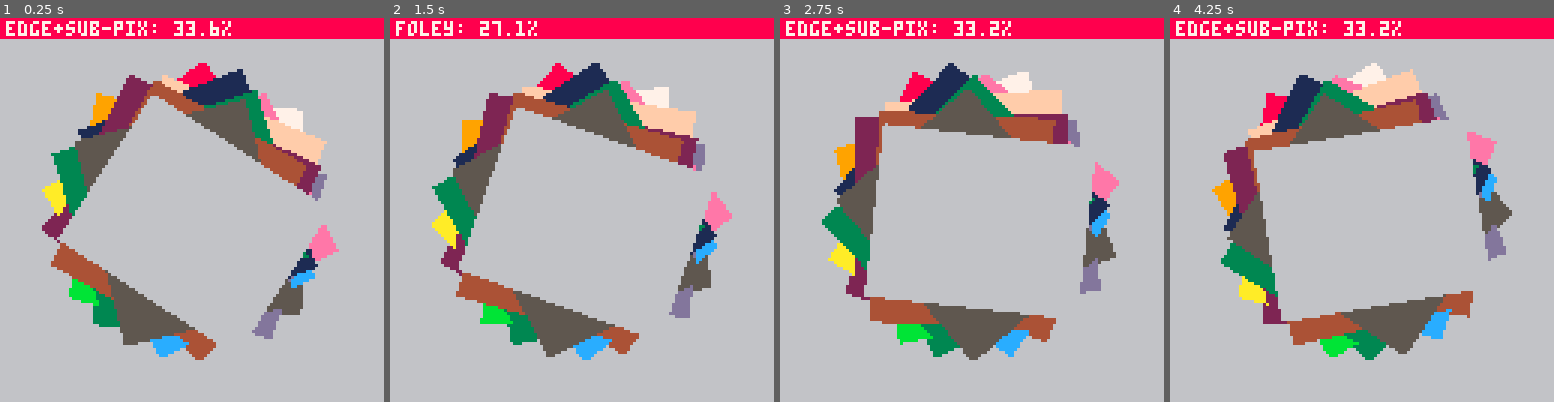
Above: before the commit, frames 1-4 (left to right).
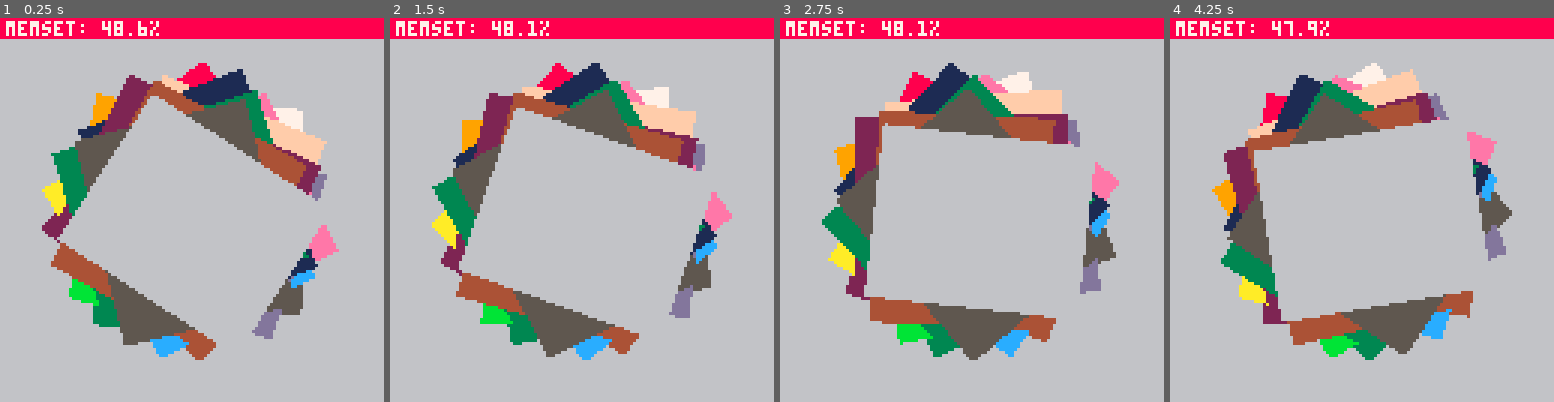
Above: after the commit, the same moments.

Repository: freds72/virtua-on
Game: PICO-8 cartridge carts/edge_rasterizer.p8
Two runs of this game, one before a commit and one after it. Both use one fixed random seed, a clock stepped at 60 frames per second and the inputs below.
Inputs:
- Up to frame 1 (0.25 s): no input
- Up to frame 2 (1.5 s): tap O (Z key) at 0.7 s
- Up to frame 3 (2.75 s): tap O (Z key) at 1.7, 2.1, 2.5 s
- Up to frame 4 (4.25 s): tap O (Z key) every 0.4 s from 2.9 to 4.1 s

The runs differ from the first frame. In frame 1, 0.8% of the frame differs, in the area x 2-61%, y 0-5%; in frame 2, 0.5%; in frame 3, 0.8%; in frame 4, 0.8%.

Commit message:
improved foley rasterizer along x/y axis

Diff:
--- a/carts/edge_rasterizer.p8
+++ b/carts/edge_rasterizer.p8
@@ -13,9 +13,9 @@
 		--poly_rasterizer,
 		--trifill_rasterizer,
 		--hybrid_rasterizer,
-		convex_rasterizer,
-		foley_rasterizer
-		--poke_rasterizer,
+		--convex_rasterizer,
+		--foley_rasterizer,
+		poke_rasterizer,
 		--table_rasterizer
 		--convex_zbuf_rasterizer
 	}
@@ -529,47 +529,92 @@
 				color(p.c)
 				p=p.v
 
-				--find top & bottom of poly
-				local miny,maxy,mini=32000,-32000,-1
+				shift=shift or 0
+				local miny,maxy,minx,maxx,mini,minix=32000,-32000,32000,-32000
+				-- find extent
 				for i,v in pairs(p) do
-					local y=v[2]
+					local x,y=v[1],v[2]
+					if (x<minx) minix,minx=i,x
+					if (x>maxx) maxx=x
 					if (y<miny) mini,miny=i,y
 					if (y>maxy) maxy=y
 				end
 
-				--data for left & right edges:
-				local np,li,lj,ri,rj,ly,ry,lx,ldx,rx,rdx=#p,mini,mini,mini,mini,miny-1,miny-1
-
-				--step through scanlines.
-				for y=max(0,ceil(miny)),min(ceil(maxy)-1,127) do
-					--maybe update to next vert
-					while ly<y do
-						li=lj
-						lj+=1
-						if (lj>np) lj=1
-						local v0,v1=p[li],p[lj]
-						local y0,y1=v0[2],v1[2]
-						ly=ceil(y1)-1
-						lx=v0[1]
-						ldx=(v1[1]-lx)/(y1-y0)
-						--sub-pixel correction
-						lx+=(y-y0)*ldx
+				-- find smallest iteration area
+				if abs(minx-maxx)<abs(miny-maxy) then
+					--data for left and right edges:
+					local np,li,lj,ri,rj,lx,rx,ly,ldy,ry,rdy=#p,minix,minix,minix,minix,minx-1,minx-1
+
+					--step through scanlines.
+					for x=max(0,minx\1+1),min(maxx,127) do
+						--maybe update to next vert
+						while lx<x do
+							li=lj
+							lj+=1
+							if (lj>np) lj=1
+							local v0,v1=p[li],p[lj]
+							local x0,x1=v0[1],v1[1]
+							lx=x1\1
+							ly=v0[2]
+							ldy=(v1[2]-ly)/(x1-x0)
+							--sub-pixel correction
+							ly+=(x-x0)*ldy
+						end
+						while rx<x do
+							ri=rj
+							rj-=1
+							if (rj<1) rj=np
+							local v0,v1=p[ri],p[rj]
+							local x0,x1=v0[1],v1[1]
+							rx=x1\1
+							ry=v0[2]
+							rdy=(v1[2]-ry)/(x1-x0)
+							--sub-pixel correction
+							ry+=(x-x0)*rdy
+						end
+						rectfill(x,ly,x,ry)
+						--pset(x,ly,0)
+						--pset(x,ry,0)
+						ly+=ldy
+						ry+=rdy
 					end
-					while ry<y do
-						ri=rj
-						rj-=1
-						if (rj<1) rj=np
-						local v0,v1=p[ri],p[rj]
-						local y0,y1=v0[2],v1[2]
-						ry=ceil(y1)-1
-						rx=v0[1]
-						rdx=(v1[1]-rx)/(y1-y0)
-						--sub-pixel correction
-						rx+=(y-y0)*rdx
+				else
+					--data for left & right edges:
+					local np,li,lj,ri,rj,ly,ry,lx,ldx,rx,rdx=#p,mini,mini,mini,mini,miny-1,miny-1
+
+					--step through scanlines.
+					for y=max(0,miny\1+1),min(maxy,127) do
+						--maybe update to next vert
+						while ly<y do
+							li=lj
+							lj+=1
+							if (lj>np) lj=1
+							local v0,v1=p[li],p[lj]
+							local y0,y1=v0[2],v1[2]
+							ly=y1\1
+							lx=v0[1]
+							ldx=(v1[1]-lx)/(y1-y0)
+							--sub-pixel correction
+							lx+=(y-y0)*ldx
+						end
+						while ry<y do
+							ri=rj
+							rj-=1
+							if (rj<1) rj=np
+							local v0,v1=p[ri],p[rj]
+							local y0,y1=v0[2],v1[2]
+							ry=y1\1
+							rx=v0[1]
+							rdx=(v1[1]-rx)/(y1-y0)
+							--sub-pixel correction
+							rx+=(y-y0)*rdx
+						end
+						rectfill(lx,y,rx,y)
+						--pset(lx,y,0)
+						--pset(rx,y,0)
+						lx+=ldx
+						rx+=rdx
 					end
-					rectfill(lx,y,rx,y)
-					lx+=ldx
-					rx+=rdx
 				end
 			end
 			poly={}
